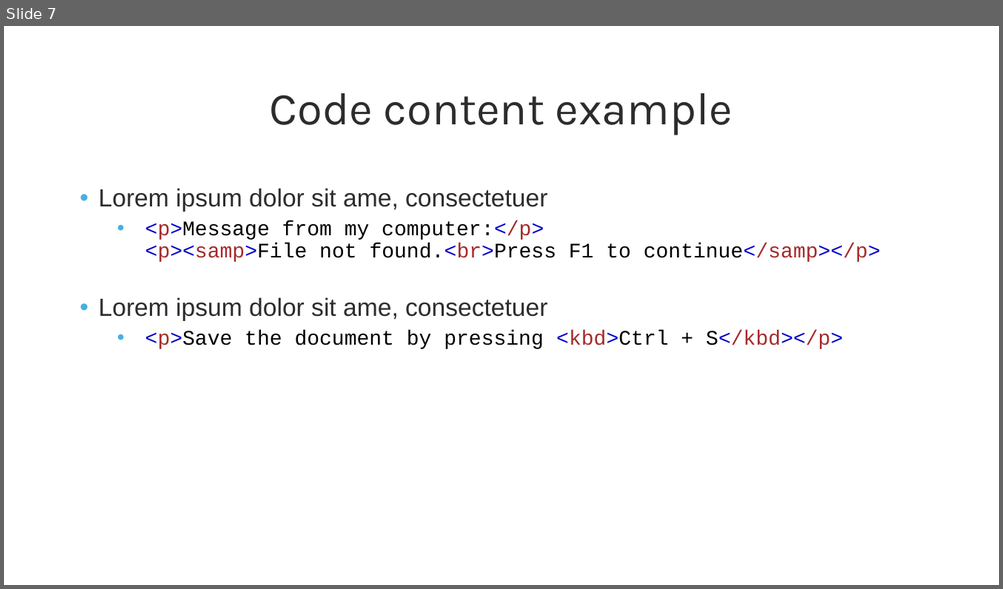
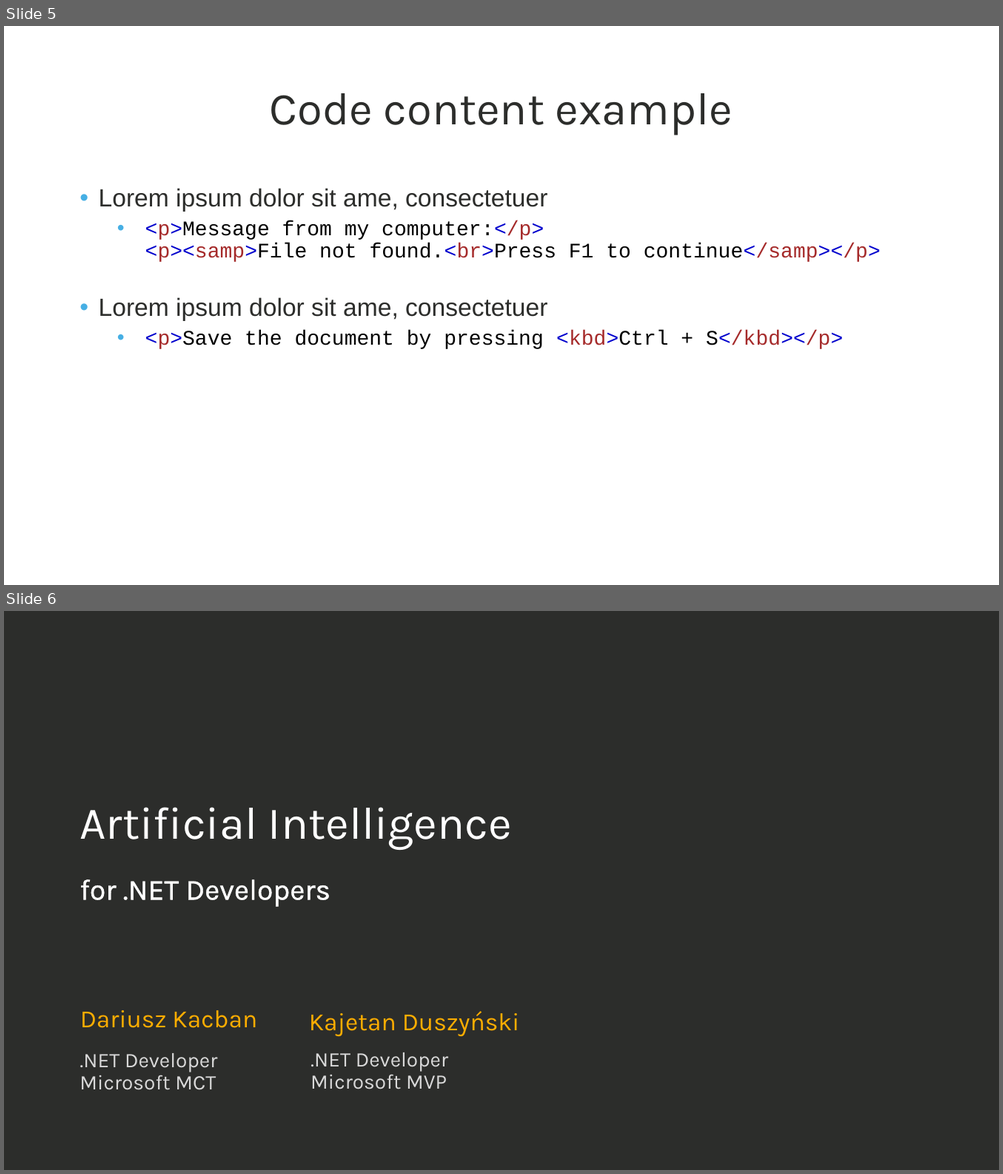
Before and after one commit to dkacban/dotnet-agents, a slide deck: PRESENTATION/Presentation Template_UCP25.pptx. Shown one above the other, each under a label of ours: slide 7 before the commit, slides 5 and 6 after it. The pictures are 1003x589 and 1003x1174 pixels, drawn with LibreOffice and Linux fonts; fonts in the diff are those of the drawing; background and template pictures are left out. Boxes give left, top, right and bottom in pixels: in the first picture for what was removed or moved away, otherwise in the second. Text is boxed around its words. In the diff, an @@ line names an element or a change of style, - is before the commit and + after.

Commit message:
add 1st module projectsAdd title slide

```diff
--- a/PRESENTATION/Presentation Template_UCP25.pptx
+++ b/PRESENTATION/Presentation Template_UCP25.pptx
@@ slide 6 added at bbox=[4, 611, 999, 1170], background picture (left out) @@
@@ title added at bbox=[79, 807, 512, 850], 44 pt, text #FFFFFF @@
+Artificial Intelligence
@@ text added at bbox=[79, 880, 330, 907], 28 pt, text #FFFFFF @@
+for .NET Developers
@@ text added at bbox=[80, 1011, 257, 1028], 24 pt, text #FDAD00 @@
+Dariusz Kacban
@@ text added at bbox=[309, 1011, 520, 1037], 24 pt, text #FDAD00 @@
+Kajetan Duszyński
@@ text added at bbox=[79, 1054, 217, 1091], 20 pt, text #D9D9D9 @@
+.NET Developer Microsoft MCT
@@ text added at bbox=[310, 1053, 448, 1090], 20 pt, text #D9D9D9 @@
+.NET Developer Microsoft MVP
@@ what was slide 7 is now slide 5 @@
```
Also in this commit, not shown: 1 other slide added, 4 slides removed, 32 other files.
